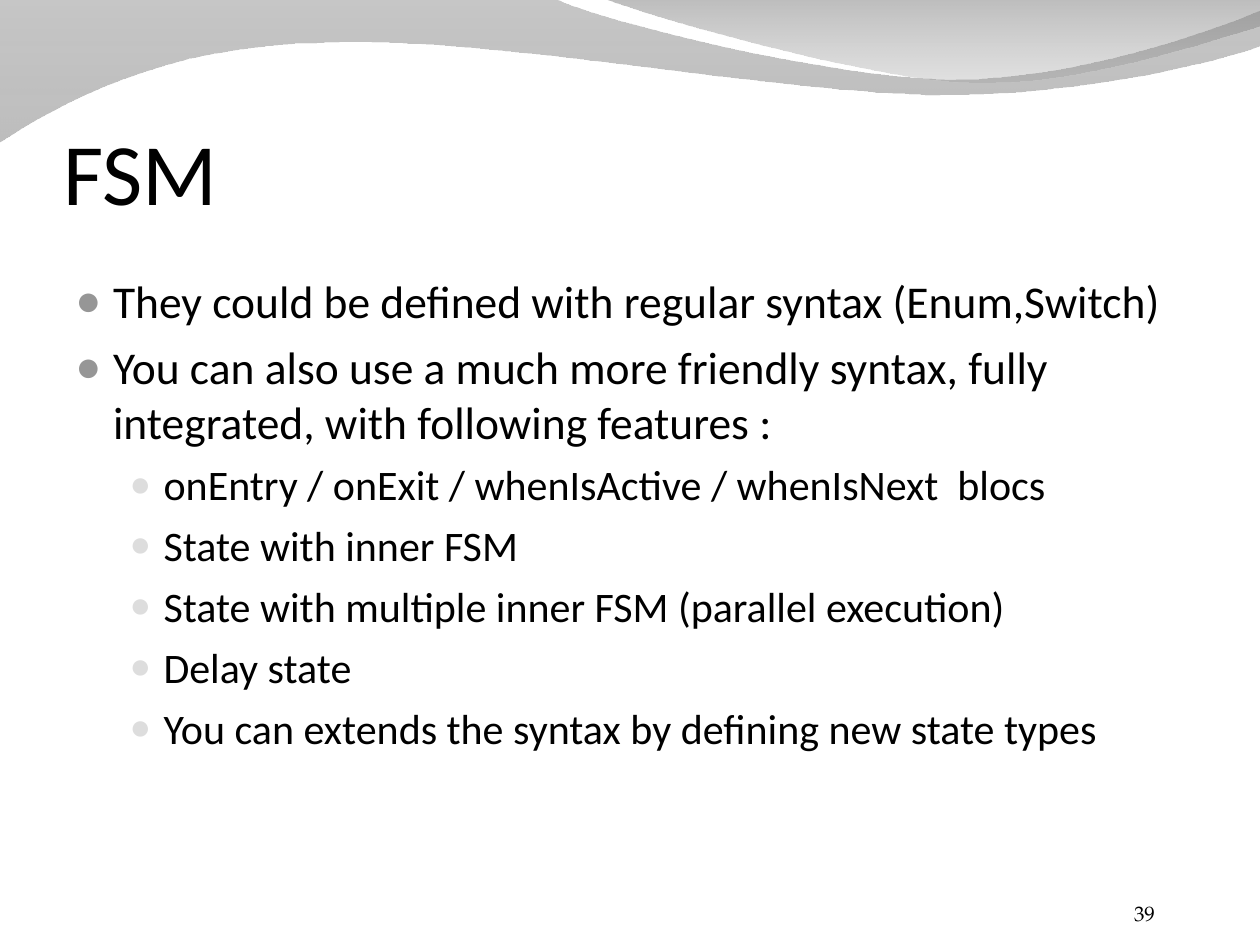
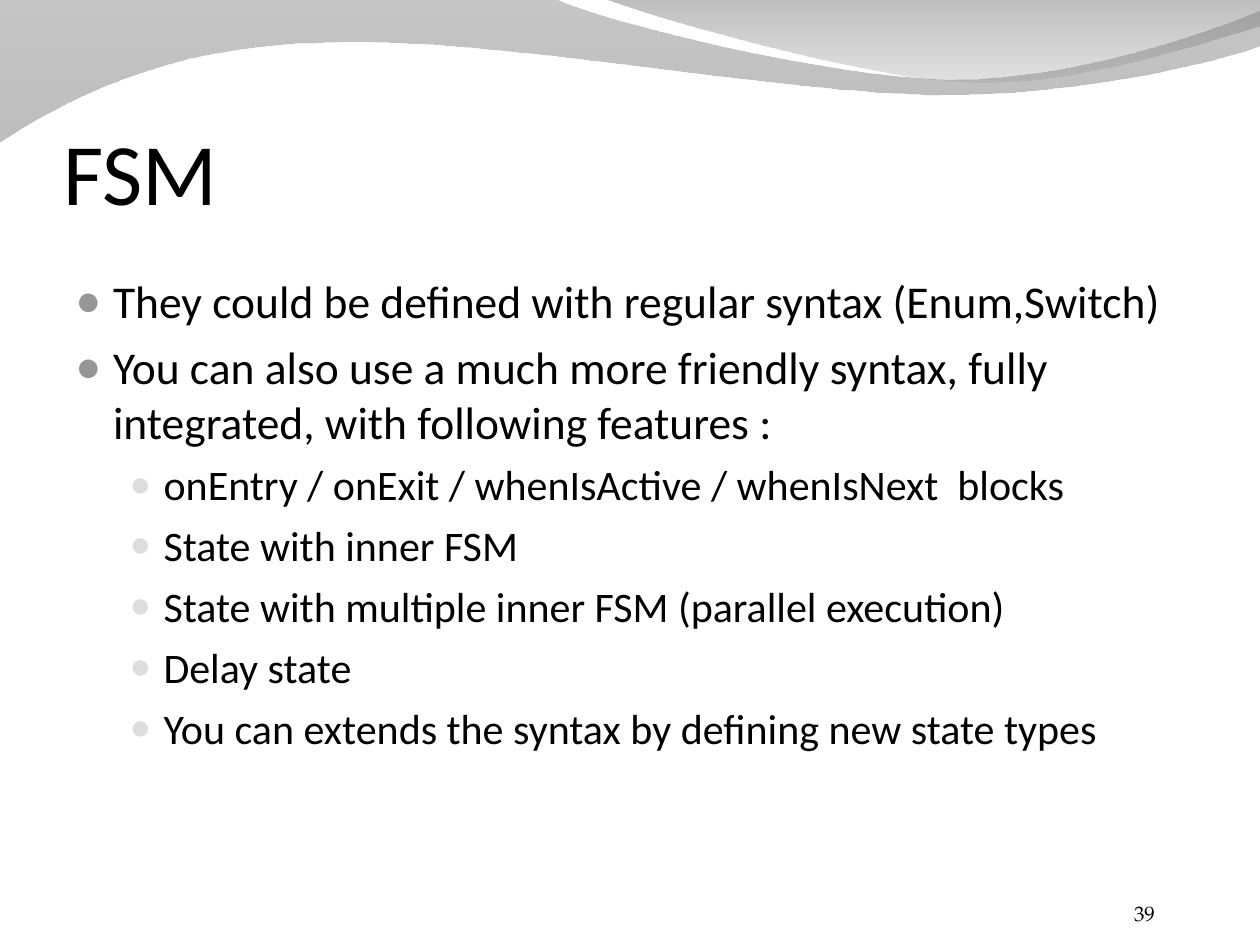
Before and after one commit to SpinalHDL/SpinalDoc, a slide deck: slide 39 of presentation/en/presentation_dsl.odp. Drawn at 1260x945 pixels with LibreOffice and Linux fonts; fonts in the diff are those of the drawing; background and template pictures are left out. Boxes give left, top, right and bottom in pixels: in the first picture for what was removed or moved away, otherwise in the second. Text is boxed around its words. In the diff, an @@ line names an element or a change of style, - is before the commit and + after.

```diff
--- a/presentation/en/presentation_dsl.odp
+++ b/presentation/en/presentation_dsl.odp
@@ text at [164, 470, 1064, 507]: text changed @@
-  ● onEntry / onExit / whenIsActive / whenIsNext blocs
+  ● onEntry / onExit / whenIsActive / whenIsNext blocks
```
Also in this commit, not shown: 20 other slides changed.
